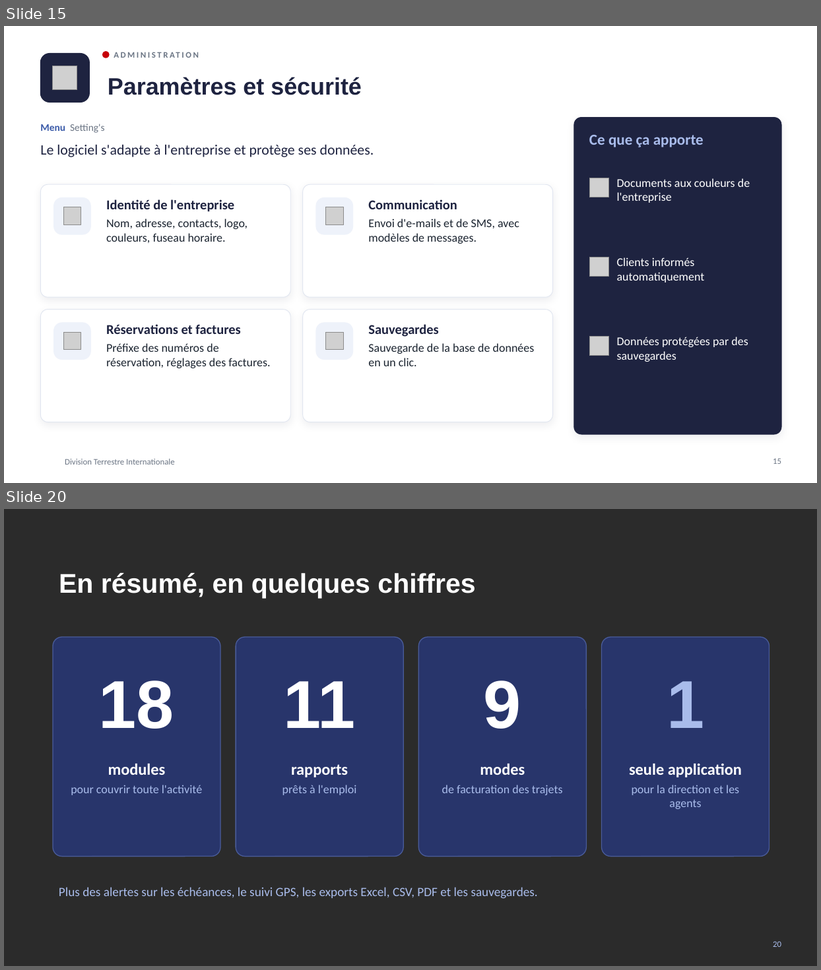
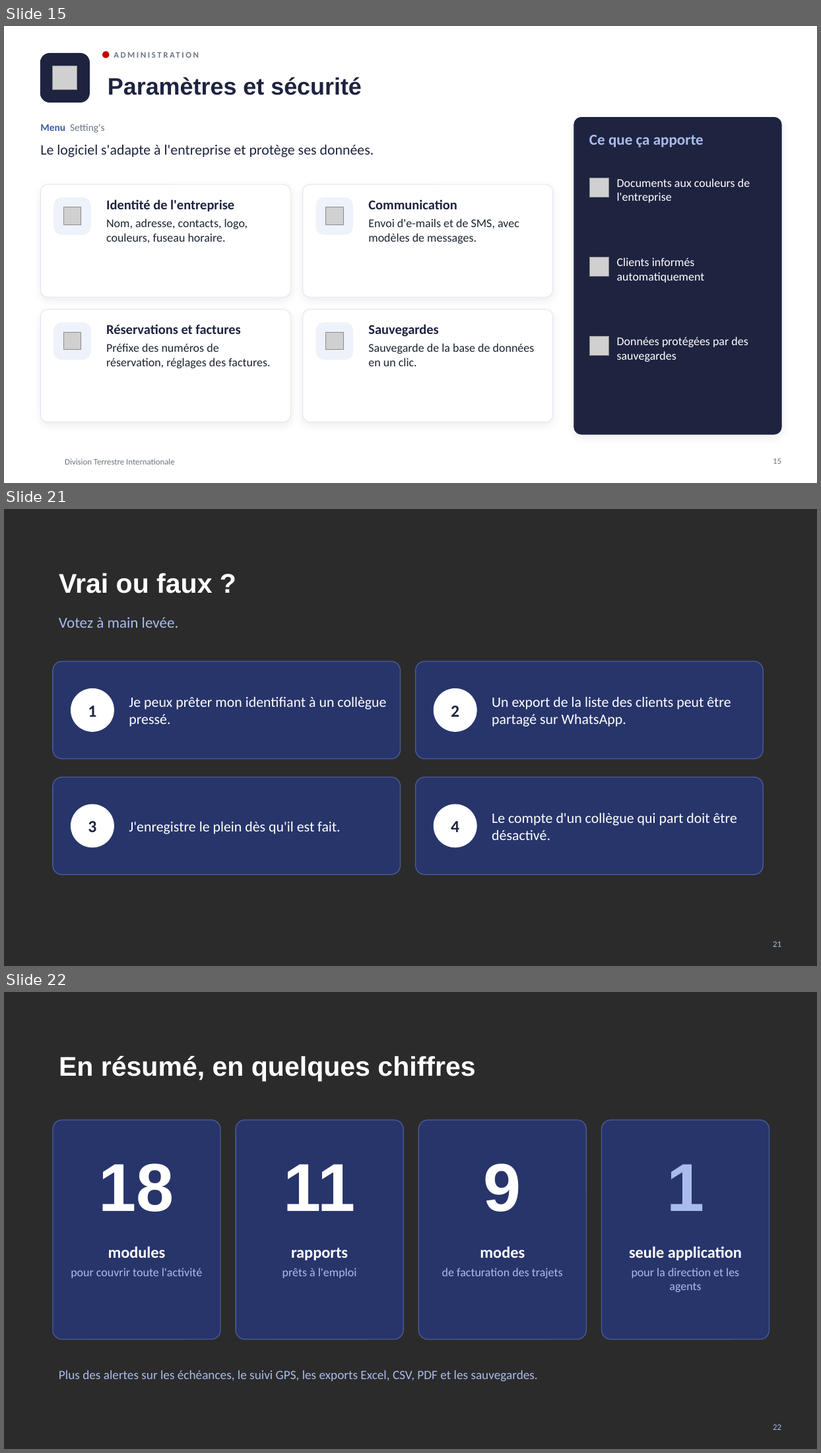
Before and after one commit to meledjearmel/portfolio-assets, a slide deck: formations/dti/presentation-division-terrestre-internationale.pptx. Shown one above the other, each under a label of ours: slides 15 and 20 before the commit, slides 15, 21 and 22 after it; the slides between them are not shown. The pictures are 821x970 and 821x1453 pixels, drawn with LibreOffice and Linux fonts; fonts in the diff are those of the drawing; grey boxes stand for pictures; background and template pictures are left out; a plain dark background stands for a picture behind light text. Boxes give left, top, right and bottom in pixels: in the first picture for what was removed or moved away, otherwise in the second. Text is boxed around its words. In the diff, an @@ line names an element or a change of style, - is before the commit and + after.

```diff
--- a/formations/dti/presentation-division-terrestre-internationale.pptx
+++ b/formations/dti/presentation-division-terrestre-internationale.pptx
@@ slide 21 added at (4,509,817,966), background picture (left out) @@
@@ title added at (59,573,212,593), 32 pt, text #FFFFFF, bold @@
+Vrai ou faux ?
@@ text added at (59,617,179,628), 18 pt, text #A9BCEB @@
+Votez à main levée.
@@ rounded rectangle added at (53,661,401,759), fill #28356B, outline #4A5C9A 1 pt @@
@@ rounded rectangle added at (416,661,764,759), fill #28356B, outline #4A5C9A 1 pt @@
@@ ellipse added at (71,689,114,731), fill #FFFFFF, outline #FFFFFF 1 pt @@
@@ text added at (88,706,96,717), 20 pt, text #1E2340, bold @@
+1
@@ text added at (129,697,386,727), 17 pt, text #FFFFFF @@
+Je peux prêter mon identifiant à un collègue pressé.
@@ ellipse added at (434,689,477,731), fill #FFFFFF, outline #FFFFFF 1 pt @@
@@ text added at (451,706,459,717), 20 pt, text #1E2340, bold @@
+2
@@ text added at (492,697,731,727), 17 pt, text #FFFFFF @@
+Un export de la liste des clients peut être partagé sur WhatsApp.
@@ rounded rectangle added at (53,778,401,875), fill #28356B, outline #4A5C9A 1 pt @@
@@ rounded rectangle added at (416,778,764,875), fill #28356B, outline #4A5C9A 1 pt @@
@@ ellipse added at (71,805,114,848), fill #FFFFFF, outline #FFFFFF 1 pt @@
@@ ellipse added at (434,805,477,848), fill #FFFFFF, outline #FFFFFF 1 pt @@
@@ text added at (88,821,96,832), 20 pt, text #1E2340, bold @@
+3
@@ text added at (129,822,341,834), 17 pt, text #FFFFFF @@
+J'enregistre le plein dès qu'il est fait.
@@ text added at (451,821,459,832), 20 pt, text #1E2340, bold @@
+4
@@ text added at (492,813,737,840), 17 pt, text #FFFFFF @@
+Le compte d'un collègue qui part doit être désactivé.
@@ page number added at (773,941,781,947), 10 pt, text #A9BCEB @@
+21
@@ what was slide 20 is now slide 22 @@
@@ page number at (773,1424,781,1430): text changed @@
-20
+22
```
Also in this commit, not shown: 1 slide changed, 4 other slides added, 3 slides removed, 1 other file.
